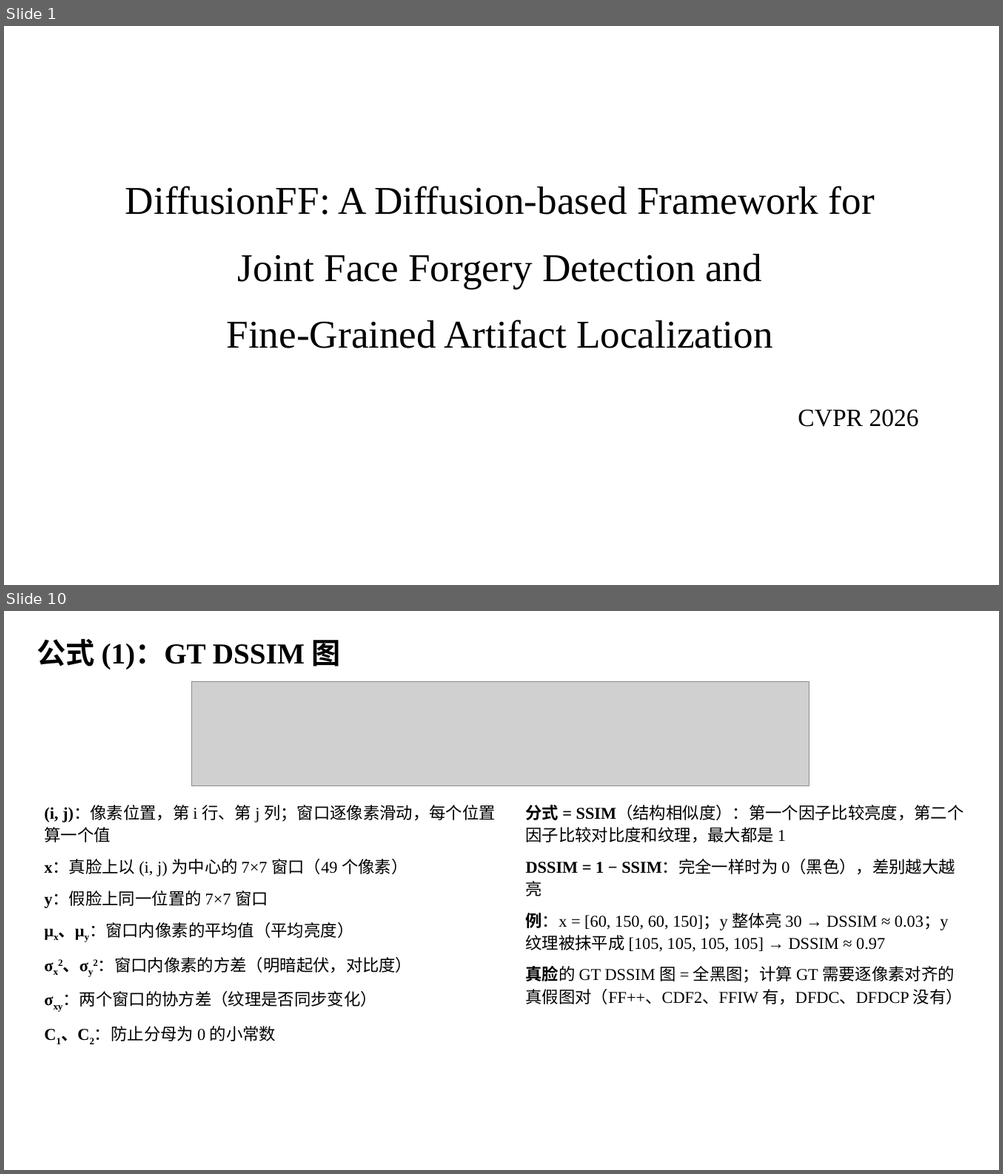
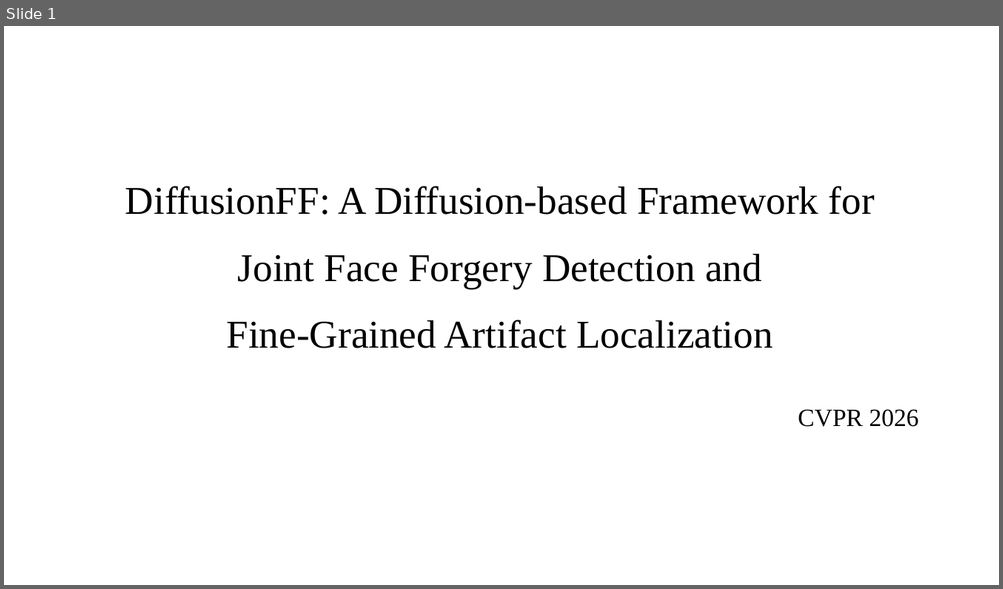
Before and after one commit to hljuzyc/Semantic-Segmentation, a slide deck: DiffusionFF汇报/DiffusionFF汇报.pptx. Shown one above the other, each under a label of ours: slides 1 and 10 before the commit, slide 1 after it; the slides between them are not shown. The pictures are 1003x1174 and 1003x589 pixels, drawn with LibreOffice and Linux fonts; fonts in the diff are those of the drawing; grey boxes stand for pictures. Boxes give left, top, right and bottom in pixels: in the first picture for what was removed or moved away, otherwise in the second. Text is boxed around its words. In the diff, an @@ line names an element or a change of style, - is before the commit and + after.

```diff
--- a/DiffusionFF汇报/DiffusionFF汇报.pptx
+++ b/DiffusionFF汇报/DiffusionFF汇报.pptx
@@ slide 10 removed at bbox=[4, 611, 999, 1170], background #FFFFFF @@
@@ text removed at bbox=[37, 638, 341, 669] @@
-公式 (1)：GT DSSIM 图
@@ picture removed at bbox=[191, 682, 809, 786] @@
@@ text removed at bbox=[44, 805, 495, 1042] @@
-(i, j)：像素位置，第 i 行、第 j 列；窗口逐像素滑动，每个位置算一个值
-x：真脸上以 (i, j) 为中心的 7×7 窗口（49 个像素）
-y：假脸上同一位置的 7×7 窗口
-μx、μy：窗口内像素的平均值（平均亮度）
-σx2、σy2：窗口内像素的方差（明暗起伏，对比度）
-σxy：两个窗口的协方差（纹理是否同步变化）
-C1、C2：防止分母为 0 的小常数
@@ text removed at bbox=[526, 805, 964, 1005] @@
-分式 = SSIM（结构相似度）：第一个因子比较亮度，第二个因子比较对比度和纹理，最大都是 1
-DSSIM = 1 − SSIM：完全一样时为 0（黑色），差别越大越亮
-例：x = [60, 150, 60, 150]；y 整体亮 30 → DSSIM ≈ 0.03；y 纹理被抹平成 [105, 105, 105, 105] → DSSIM ≈ 0.97
-真脸的 GT DSSIM 图 = 全黑图；计算 GT 需要逐像素对齐的真假图对（FF++、CDF2、FFIW 有，DFDC、DFDCP 没有）
```
Also in this commit, not shown: 2 slides changed, 10 slides added, 22 other slides removed, 28 other files.
